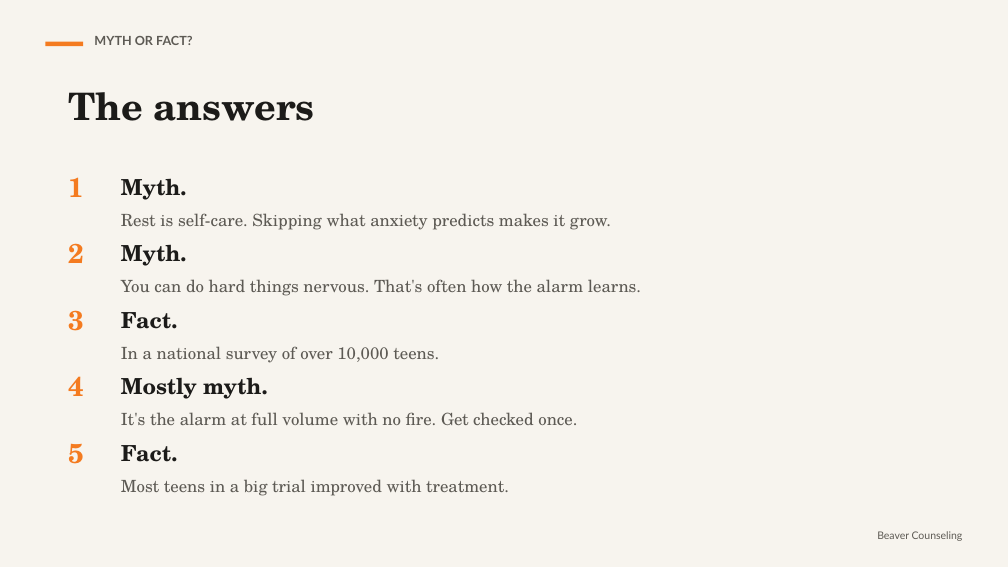
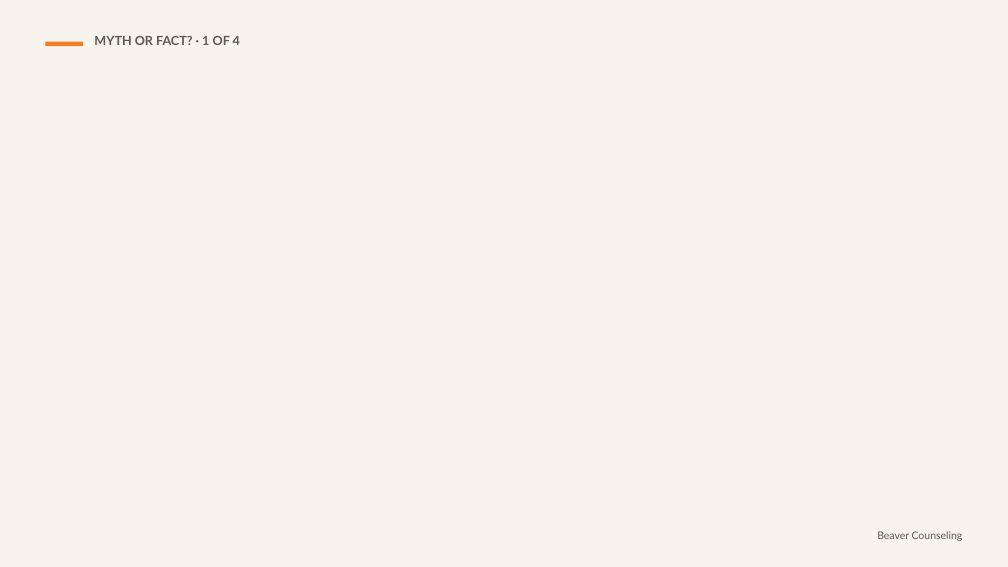
Before and after one commit to rmwtoolkit/bcds-toolkit, a slide deck: slide 4 of decks/the-false-alarm-lesson-v2.pptx. Drawn at 1008x567 pixels with LibreOffice and Linux fonts; fonts in the diff are those of the drawing; background and template pictures are left out. Boxes give left, top, right and bottom in pixels: in the first picture for what was removed or moved away, otherwise in the second. Text is boxed around its words. In the diff, an @@ line names an element or a change of style, - is before the commit and + after.

```diff
--- a/decks/the-false-alarm-lesson-v2.pptx
+++ b/decks/the-false-alarm-lesson-v2.pptx
@@ text at <box>94,36,240,45</box>: text changed @@
-MYTH OR FACT?
+MYTH OR FACT? · 1 OF 4
@@ text removed at <box>68,92,315,121</box> @@
-The answers
@@ text removed at <box>68,177,84,197</box> @@
-1
@@ text removed at <box>121,178,611,230</box> @@
-Myth.
-Rest is self-care. Skipping what anxiety predicts makes it grow.
@@ text removed at <box>68,243,84,263</box> @@
-2
@@ text removed at <box>121,244,641,296</box> @@
-Myth.
-You can do hard things nervous. That's often how the alarm learns.
@@ text removed at <box>68,310,84,331</box> @@
-3
@@ text removed at <box>121,312,439,363</box> @@
-Fact.
-In a national survey of over 10,000 teens.
@@ text removed at <box>68,376,84,396</box> @@
-4
@@ text removed at <box>121,377,577,425</box> @@
-Mostly myth.
-It's the alarm at full volume with no fire. Get checked once.
@@ text removed at <box>68,443,84,464</box> @@
-5
@@ text removed at <box>121,445,509,496</box> @@
-Fact.
-Most teens in a big trial improved with treatment.
```
Also in this commit, not shown: 11 other slides changed, 18 slides added, 1 slide removed, 20 other files.
